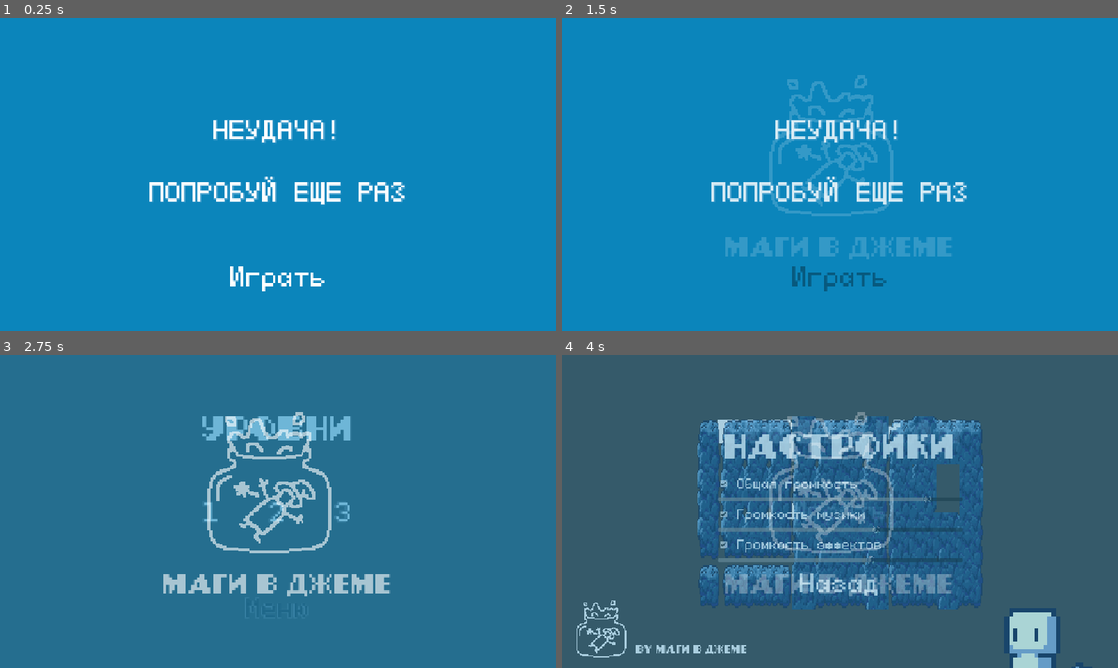
Above: before the commit, frames 1-4 (two rows, left to right).
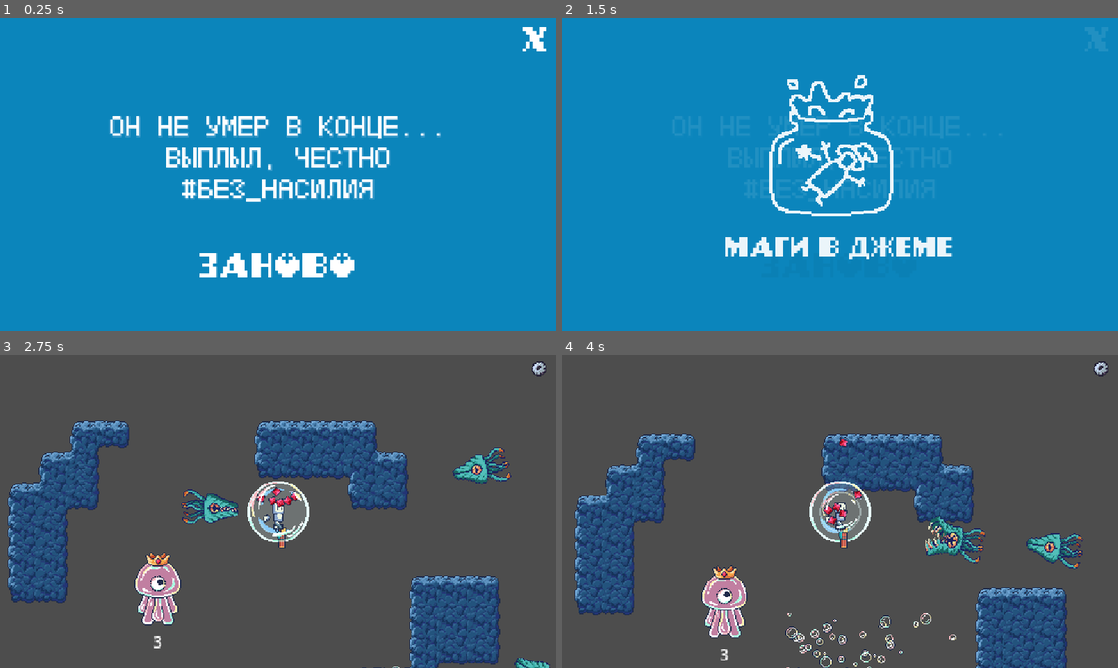
Above: after the commit, the same moments.

Repository: DigitalHelium/bubble
Game: Godot game, scene res://menu/Kill Player.tscn
Same seed, same stepped clock (60 frames per second), same inputs: the game is played once before the commit and once after it. This scene is started directly instead of the project's main scene.
Inputs (mouse positions are in pixels of both pictures, inside the frame that each line leads up to):
- Up to frame 1 (0.25 s): no input
- Up to frame 2 (1.5 s): click (1095, 36) at 0.5 s, where only the run after the commit has a clickable "x"; click "Играть" (after the commit: "ЗАНОВО") at 1.25 s
- Up to frame 3 (2.75 s): click (278, 614) at 2 s, where only the run before the commit has a clickable "Играть"
- Up to frame 4 (4 s): click (840, 608) at 2.75 s, where only the run before the commit has a clickable "Меню"; click (840, 545) at 3.5 s, where only the run before the commit has a clickable "Настройки"

The runs differ from the first frame. In frame 1, 7.6% of the frame differs, in the area x 19-99%, y 2-88%; in frame 2, 6.0%; in frame 3, 98%, in the area x 0-100%, y 0-100%; in frame 4, 93%.

Commit message:
fix дед экран

Diff:
--- a/enemy_script.gd
+++ b/enemy_script.gd
@@ -6,7 +6,7 @@
 @onready var animation_legs := $"AnimatedSprite2D (Legs)"
 @onready var timer_deceleration := $"Timer (Speed)"
 
-var DEFAULT_SPEED = 200
+var DEFAULT_SPEED = 150
 var SPEED_DECELERATION = 150
 var LOOK_ACCELERATION = 10
 var ACCELERATION = 0.01
--- a/menu/Kill Player.tscn
+++ b/menu/Kill Player.tscn
@@ -1,10 +1,9 @@
 [gd_scene load_steps=5 format=3 uid="uid://v42km8r0ms42"]
 
+[ext_resource type="Script" uid="uid://smrvfteyhh34" path="res://menu/color_rect.gd" id="1_uanh7"]
 [ext_resource type="FontFile" uid="uid://dye8dys757x60" path="res://fonts/PixeloidMono.ttf" id="1_xw02a"]
-[ext_resource type="Script" uid="uid://dkgko1pxw0i4e" path="res://menu/menu_button.gd" id="2_rbtrg"]
 [ext_resource type="AudioStream" uid="uid://cvswgyh81q3ji" path="res://sound/дзынь.mp3" id="3_dc7y4"]
-
-[sub_resource type="Theme" id="Theme_uanh7"]
+[ext_resource type="FontFile" uid="uid://dusp0mrhag7n3" path="res://fonts/pixel-anchor-jack_0.ttf" id="4_dc7y4"]
 
 [node name="KillPlayer" type="Control"]
 layout_mode = 3
@@ -24,18 +23,19 @@
 grow_horizontal = 2
 grow_vertical = 2
 color = Color(0.0431373, 0.521569, 0.737255, 0.992157)
+script = ExtResource("1_uanh7")
 
 [node name="Play hover3" type="Label" parent="ColorRect"]
 layout_mode = 1
-anchors_preset = 8
+anchors_preset = -1
 anchor_left = 0.5
-anchor_top = 0.5
+anchor_top = 0.446
 anchor_right = 0.5
 anchor_bottom = 0.5
-offset_left = -266.5
-offset_top = -124.0
-offset_right = 266.5
-offset_bottom = 68.0
+offset_left = -349.0
+offset_top = -96.008
+offset_right = 352.0
+offset_bottom = 61.0
 grow_horizontal = 2
 grow_vertical = 2
 size_flags_horizontal = 4
@@ -46,66 +46,54 @@
 theme_override_constants/shadow_outline_size = 7
 theme_override_fonts/font = ExtResource("1_xw02a")
 theme_override_font_sizes/font_size = 50
-text = "НЕУДАЧА!
-
-ПОПРОБУЙ ЕЩЕ РАЗ"
+text = "ОН НЕ УМЕР В КОНЦЕ...
+ВЫПЛЫЛ, ЧЕСТНО
+#БЕЗ_НАСИЛИЯ"
 horizontal_alignment = 1
 
-[node name="Menu_button" type="VBoxContainer" parent="."]
-layout_mode = 1
-anchors_preset = 8
-anchor_left = 0.5
-anchor_top = 0.5
-anchor_right = 0.5
-anchor_bottom = 0.5
-offset_left = -137.5
-offset_top = 176.0
-offset_right = 137.5
-offset_bottom = 394.0
-grow_horizontal = 2
-grow_vertical = 2
-script = ExtResource("2_rbtrg")
-
-[node name="Sound button" type="AudioStreamPlayer" parent="Menu_button"]
+[node name="Sound button" type="AudioStreamPlayer" parent="ColorRect"]
 stream = ExtResource("3_dc7y4")
 volume_db = -15.0
 bus = &"Sound"
 
-[node name="SoundRate" type="Timer" parent="Menu_button/Sound button"]
+[node name="SoundRate" type="Timer" parent="ColorRect/Sound button"]
 wait_time = 0.05
 one_shot = true
 
-[node name="StartButton" type="Button" parent="Menu_button"]
+[node name="Close" type="Button" parent="ColorRect"]
 layout_mode = 2
+offset_left = 1067.0
+offset_top = -7.0
+offset_right = 1156.0
+offset_bottom = 81.0
 focus_mode = 0
 theme_type_variation = &"FlatButton"
 theme_override_colors/font_hover_color = Color(0, 0, 0, 0.392157)
 theme_override_colors/font_color = Color(1, 1, 1, 1)
-theme_override_fonts/font = ExtResource("1_xw02a")
+theme_override_fonts/font = ExtResource("4_dc7y4")
 theme_override_font_sizes/font_size = 50
-text = "Играть"
+text = "x"
 
-[node name="TeachButton" type="Button" parent="Menu_button"]
-visible = false
-layout_mode = 2
+[node name="StartButton" type="Button" parent="ColorRect"]
+layout_mode = 1
+anchors_preset = 7
+anchor_left = 0.5
+anchor_top = 1.0
+anchor_right = 0.5
+anchor_bottom = 1.0
+offset_left = -168.5
+offset_top = -188.0
+offset_right = 168.5
+offset_bottom = -100.0
+grow_horizontal = 2
+grow_vertical = 0
 focus_mode = 0
 theme_type_variation = &"FlatButton"
 theme_override_colors/font_hover_color = Color(0, 0, 0, 0.392157)
 theme_override_colors/font_color = Color(1, 1, 1, 1)
-theme_override_fonts/font = ExtResource("1_xw02a")
+theme_override_fonts/font = ExtResource("4_dc7y4")
 theme_override_font_sizes/font_size = 50
-text = "Настройки"
+text = "ЗАНОВО"
 
-[node name="QuitButton" type="Button" parent="Menu_button"]
-visible = false
-layout_mode = 2
-focus_mode = 0
-theme = SubResource("Theme_uanh7")
-theme_type_variation = &"FlatButton"
-theme_override_colors/font_hover_color = Color(0, 0, 0, 0.392157)
-theme_override_colors/font_color = Color(1, 1, 1, 1)
-theme_override_fonts/font = ExtResource("1_xw02a")
-theme_override_font_sizes/font_size = 50
-text = "Выход"
-
-[connection signal="pressed" from="Menu_button/StartButton" to="Menu_button" method="_on_start_button_pressed"]
+[connection signal="pressed" from="ColorRect/Close" to="ColorRect" method="_on_close_pressed"]
+[connection signal="pressed" from="ColorRect/StartButton" to="ColorRect" method="_on_start_button_pressed"]
--- /dev/null
+++ b/menu/color_rect.gd
@@ -0,0 +1,28 @@
+extends ColorRect
+var flag = false
+var flag2 = false
+var flag3 = false
+func _process(delta: float) -> void:
+	if $StartButton.is_hovered() and $"Sound button/SoundRate".time_left == 0 and !flag:
+		$"Sound button".play()
+		$"Sound button/SoundRate".start()
+		flag = true
+	if !$StartButton.is_hovered() and flag:
+		$"Sound button/SoundRate".stop()
+		flag = false
+
+	if $Close.is_hovered() and $"Sound button/SoundRate".time_left == 0 and !flag2:
+		$"Sound button".play()
+		$"Sound button/SoundRate".start()
+		flag2 = true
+	if !$Close.is_hovered() and flag2:
+		$"Sound button/SoundRate".stop()
+		flag2 = false
+
+func _on_start_button_pressed() -> void:
+
+	SceneTransition.change_scene("res://test scenes/game_scene_test_with_tilemap.tscn")
+
+
+func _on_close_pressed() -> void:
+	SceneTransition.change_scene("res://menu/menu.tscn")
--- a/menu/menu_button.gd
+++ b/menu/menu_button.gd
@@ -11,11 +11,6 @@
 		$"Sound button/SoundRate".stop()
 		flag = false
 
-
-
-
-
-
 func _on_start_button_pressed() -> void:
 
 	SceneTransition.change_scene("res://menu/levels.tscn")
Not shown, added: menu/color_rect.gd.uid
